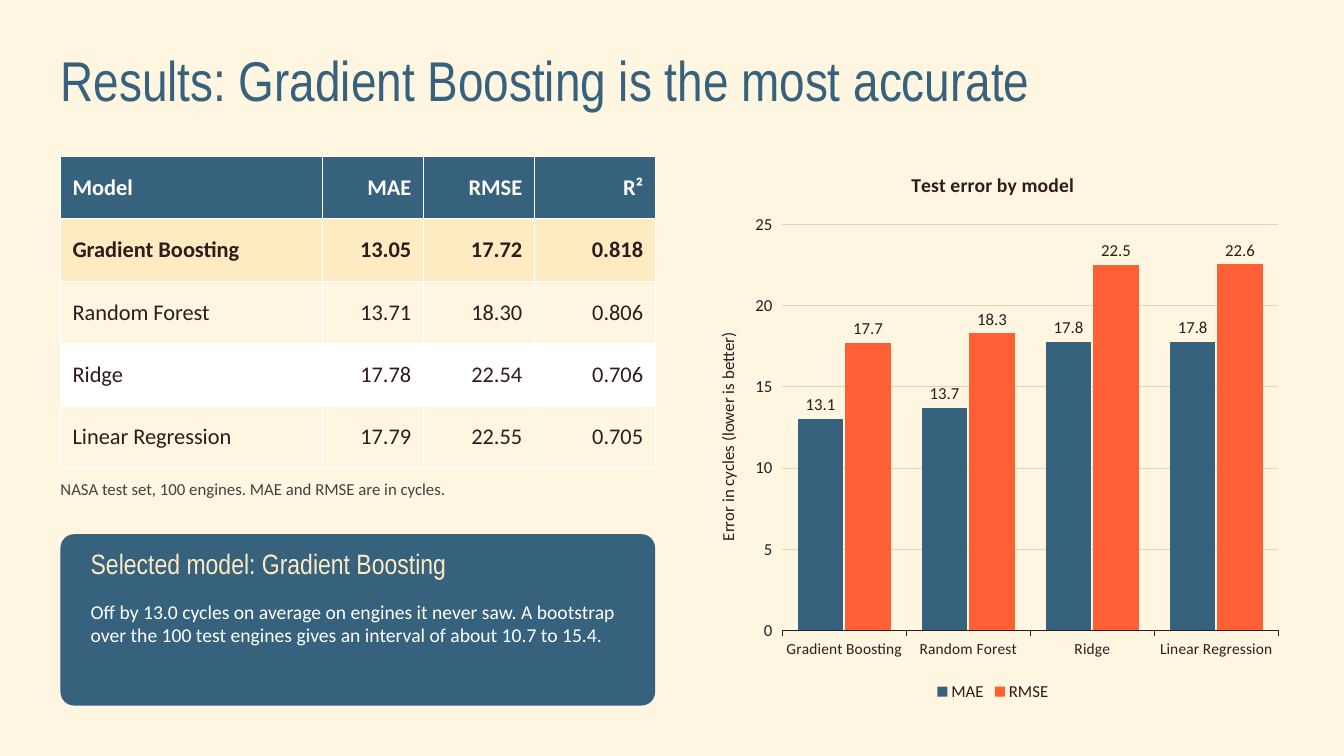
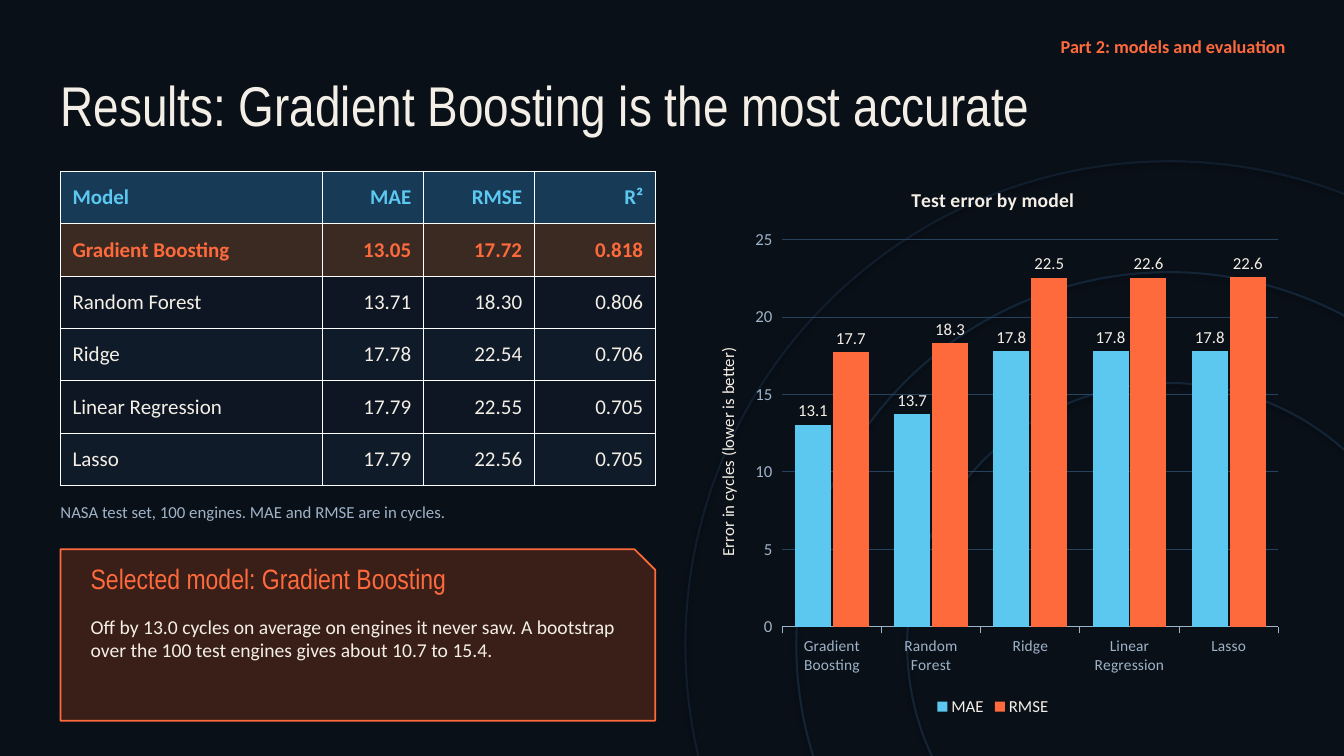
Before and after one commit to Shog7777/engine-rul-project, a slide deck: slide 8 of Presentation/Engine-RUL-Presentation.pptx (slide 7 before the commit). Drawn at 1344x756 pixels with LibreOffice and Linux fonts; fonts in the diff are those of the drawing. Boxes give left, top, right and bottom in pixels: in the first picture for what was removed or moved away, otherwise in the second. Text is boxed around its words. In the diff, an @@ line names an element or a change of style, - is before the commit and + after.

```diff
--- a/Presentation/Engine-RUL-Presentation.pptx
+++ b/Presentation/Engine-RUL-Presentation.pptx
@@ background #FFF6E2 to #0A1018 @@
@@ text added at [1061,40,1285,53], 13 pt, text #FF6A3D, bold @@
+Part 2: models and evaluation
@@ text "Results: Gradient Boosting is the ...": place and size @@
-text "Results: Gradient Boosting is the ..." at [60,60,1029,111]
+text "Results: Gradient Boosting is the ..." at [60,85,1029,136]
@@ text "Results: Gradient Boosting is the ..." at [60,85,1029,136]: text colour #36627D to #F4EFE6 @@
@@ 1 text, 1 column chart, 1 table: place and size @@
-1 text, 1 column chart, 1 table at [60,151,1291,706]
+1 text, 1 column chart, 1 table at [60,166,1291,721]
@@ table at [60,171,655,486] @@
+row 6: Lasso | 17.79 | 22.56 | 0.705
@@ ellipse added at [686,161,1344,756], outline #101D2D 1.5 pt @@
@@ column chart at [696,166,1291,721] @@
-categories: Gradient Boosting, Random Forest, Ridge, Linear Regression
+categories: Gradient Boosting, Random Forest, Ridge, Linear Regression, Lasso
-MAE: 13.1, 13.7, 17.8, 17.8
+MAE: 13.1, 13.7, 17.8, 17.8, 17.8
@@ colour of MAE #36627D to #5CC8F0 @@
@@ data labels of MAE changed @@
-RMSE: 17.7, 18.3, 22.5, 22.6
+RMSE: 17.7, 18.3, 22.5, 22.6, 22.6
@@ colour of RMSE #FF5F34 to #FF6A3D @@
@@ data labels of RMSE changed @@
@@ legend changed @@
@@ category axis changed @@
@@ value axis changed @@
@@ lettering changed @@
@@ ellipse added at [797,272,1344,756], outline #132436 1.5 pt @@
@@ ellipse added at [907,383,1344,756], outline #132436 1.5 pt @@
@@ text "NASA test set, 100 engines. ...": place and size @@
-text "NASA test set, 100 engines. ..." at [60,483,446,498]
+text "NASA test set, 100 engines. ..." at [60,506,446,521]
@@ text "NASA test set, 100 engines. ..." at [60,506,446,521]: text colour #404241 to #9FB3C8 @@
@@ rounded rectangle removed at [60,534,655,706] @@
@@ snip rect added at [60,549,655,721], fill #3A1F18, outline #FF6A3D 1.25 pt @@
@@ text "Selected model: Gradient Boosting" at [91,568,445,595]: text colour #FFEBC2 to #FF6A3D @@
@@ text at [91,620,615,661]: text changed; text colour #FFFFFF to #F4EFE6 @@
-Off by 13.0 cycles on average on engines it never saw. A bootstrap over the 100 test engines gives an interval of about 10.7 to 15.4.
+Off by 13.0 cycles on average on engines it never saw. A bootstrap over the 100 test engines gives about 10.7 to 15.4.
```
Also in this commit, not shown: 8 other slides changed, 3 slides added, 1 slide removed, 1 other file.
